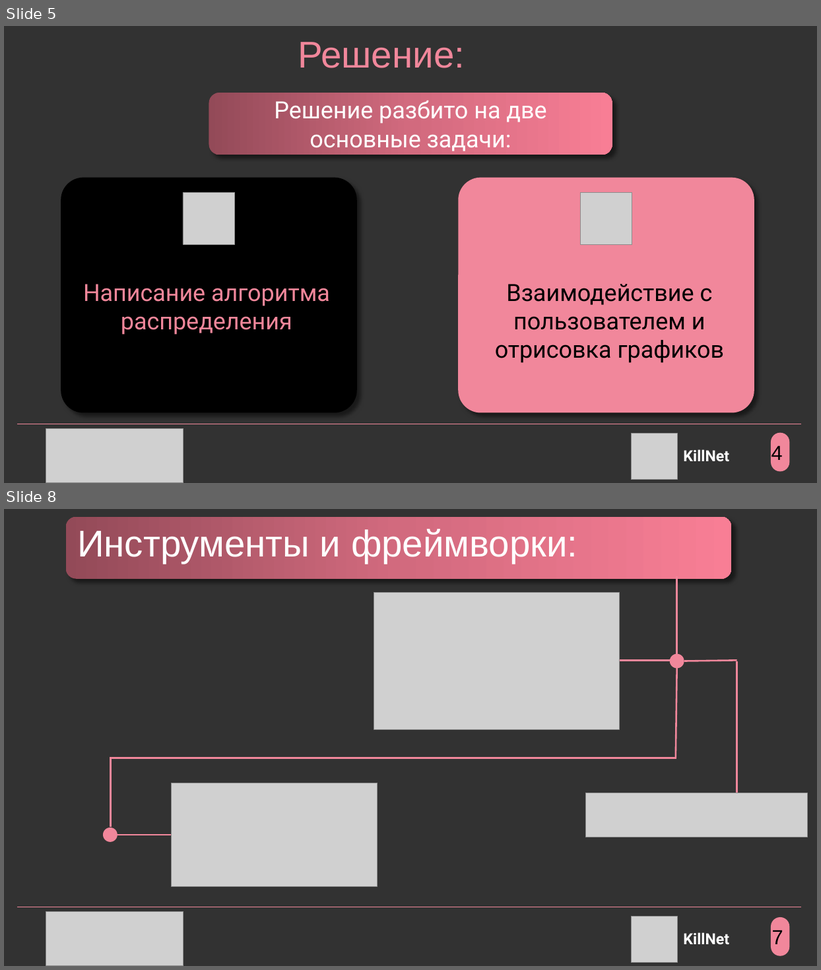
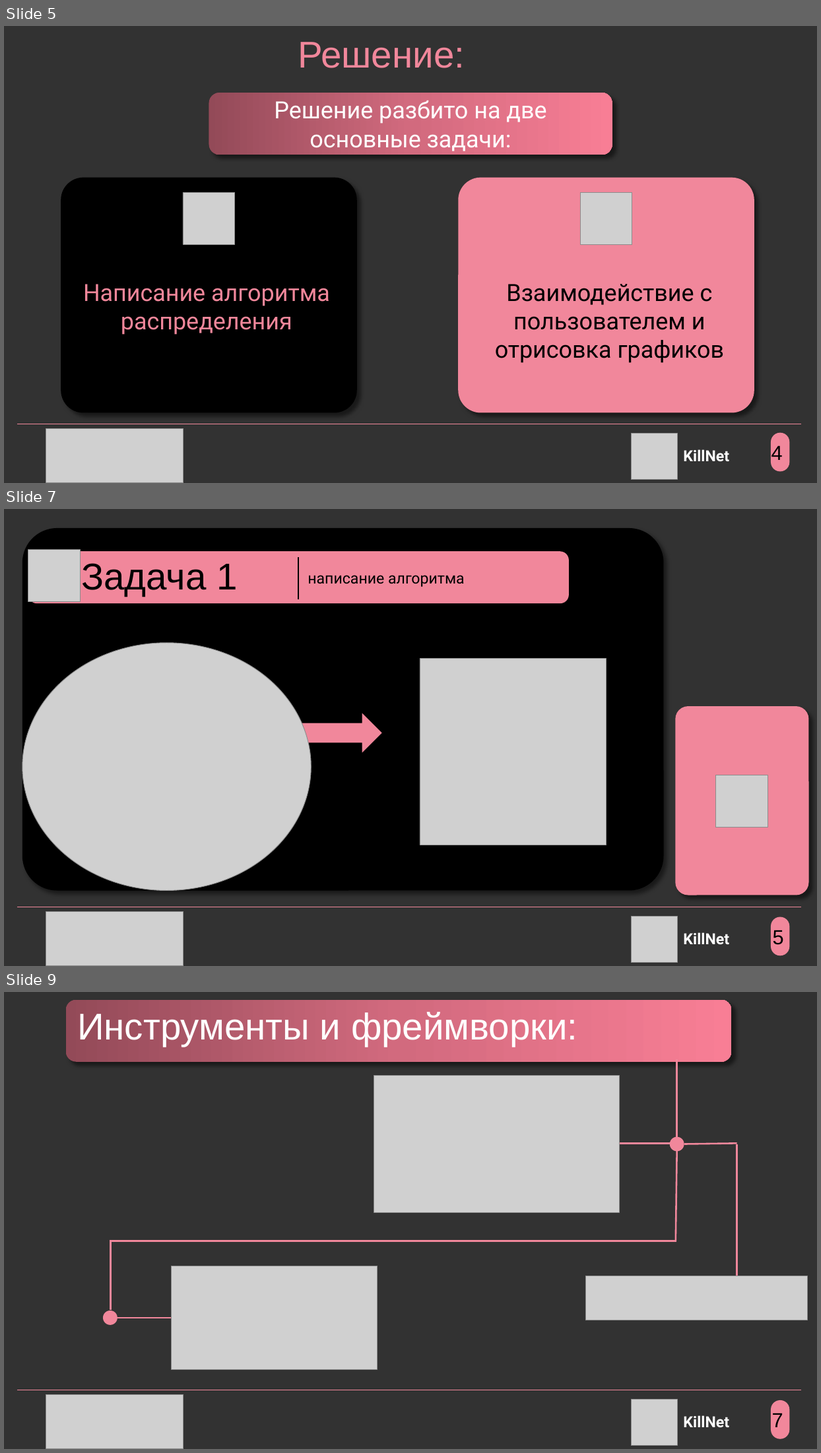
Before and after one commit to akiko23/killnet, a slide deck: hakaton.pptx. Shown one above the other, each under a label of ours: slides 5 and 8 before the commit, slides 5, 7 and 9 after it; the slides between them are not shown. The pictures are 821x970 and 821x1453 pixels, drawn with LibreOffice and Linux fonts; fonts in the diff are those of the drawing; grey boxes stand for pictures. Boxes give left, top, right and bottom in pixels: in the first picture for what was removed or moved away, otherwise in the second. Text is boxed around its words. In the diff, an @@ line names an element or a change of style, - is before the commit and + after.

```diff
--- a/hakaton.pptx
+++ b/hakaton.pptx
@@ slide 7 added at bbox=[4, 509, 817, 966], background #323232 @@
@@ rounded rectangle added at bbox=[22, 528, 664, 891], fill #000000 @@
@@ rounded rectangle added at bbox=[28, 552, 569, 603], fill #F1879B @@
@@ picture added at bbox=[28, 550, 81, 601] @@
@@ title added at bbox=[81, 563, 237, 596], 44 pt, text #000000 @@
+Задача 1
@@ line added from (298, 557) to (298, 599), #000000 1.25 pt @@
@@ text added at bbox=[308, 575, 465, 587], 18 pt, text #000000 @@
+написание алгоритма
@@ picture added at bbox=[22, 642, 311, 891] @@
@@ picture added at bbox=[420, 658, 606, 845] @@
@@ rounded rectangle added at bbox=[676, 706, 809, 896], fill #F1879B @@
@@ right arrow added at bbox=[295, 714, 382, 752], fill #F1879B, outline #F1879B 1 pt @@
@@ picture added at bbox=[717, 776, 768, 827] @@
@@ line added from (17, 908) to (801, 908), #F1879B 0.5 pt @@
@@ picture added at bbox=[46, 912, 184, 966] @@
@@ picture added at bbox=[631, 916, 677, 963] @@
@@ rounded rectangle added at bbox=[772, 917, 790, 956], fill #F1879B @@
@@ text added at bbox=[683, 933, 729, 945], 18 pt, text #FFFFFF, bold @@
+KillNet
@@ text added at bbox=[773, 930, 784, 945], 24 pt, text #000000 @@
+5
@@ what was slide 8 is now slide 9 @@
```
Also in this commit, not shown: 3 slides changed, 1 other slide added, 1 slide removed.
